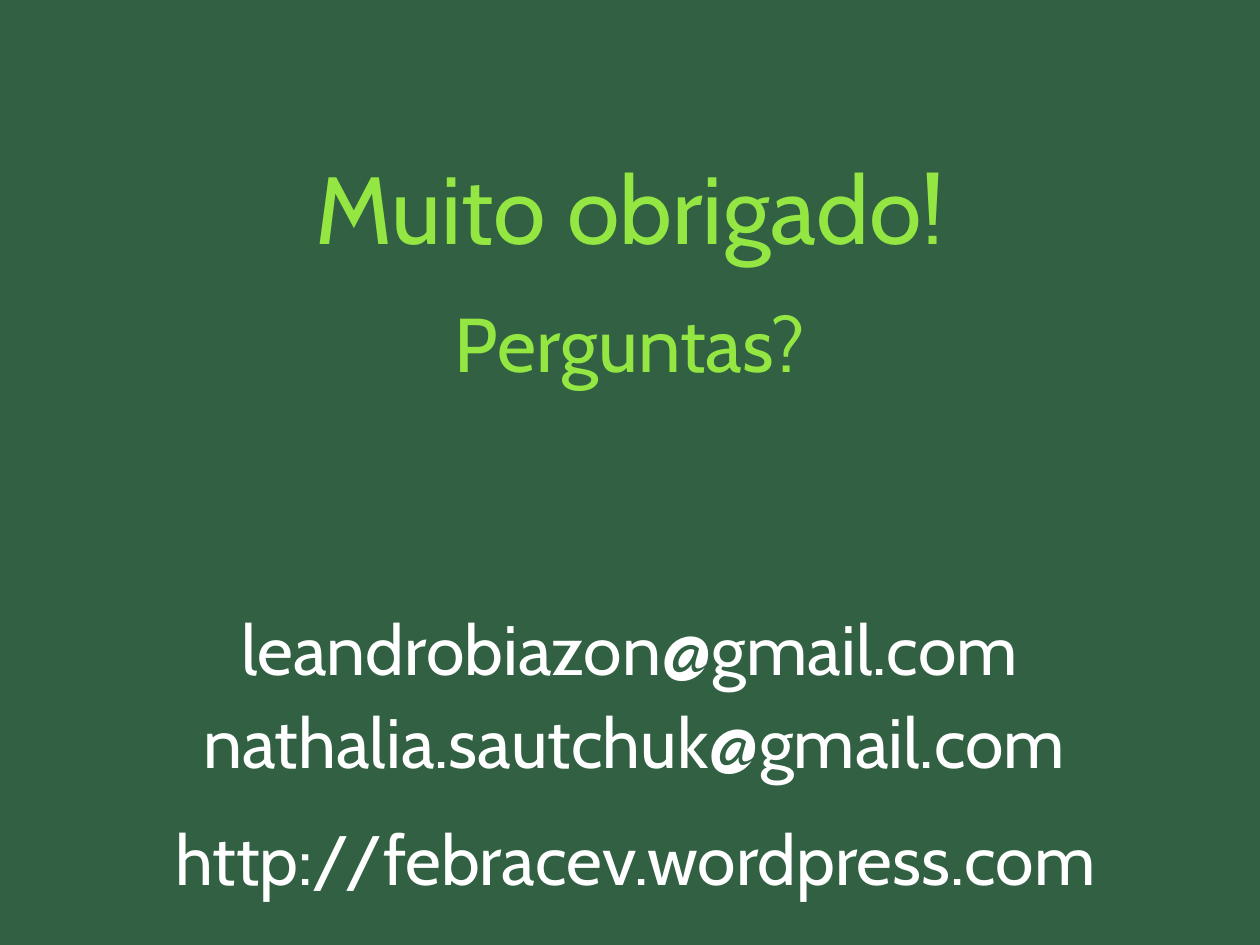
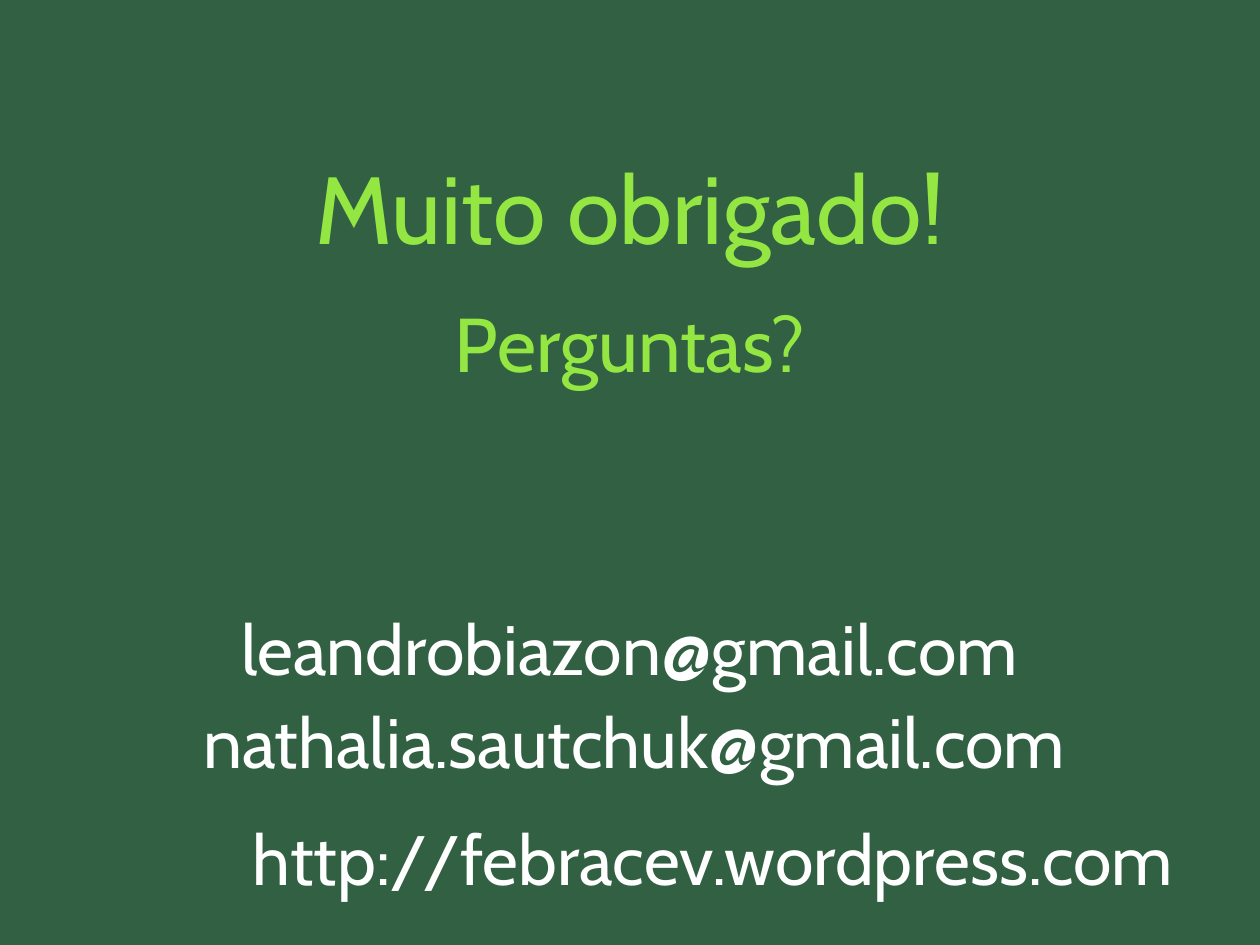
Before and after one commit to nathaliaspatricio/febracev, a slide deck: slide 37 of doc/atividades_psi/apresentacao_psi.odp. Drawn at 1260x945 pixels with LibreOffice and Linux fonts; fonts in the diff are those of the drawing. Boxes give left, top, right and bottom in pixels: in the first picture for what was removed or moved away, otherwise in the second. Text is boxed around its words. In the diff, an @@ line names an element or a change of style, - is before the commit and + after.

```diff
--- a/doc/atividades_psi/apresentacao_psi.odp
+++ b/doc/atividades_psi/apresentacao_psi.odp
@@ text "http://febracev.wordpress.com": place and size @@
-text "http://febracev.wordpress.com" at bbox=[175, 832, 1095, 901]
+text "http://febracev.wordpress.com" at bbox=[253, 832, 1173, 901]
```
Also in this commit, not shown: 9 other slides changed.
